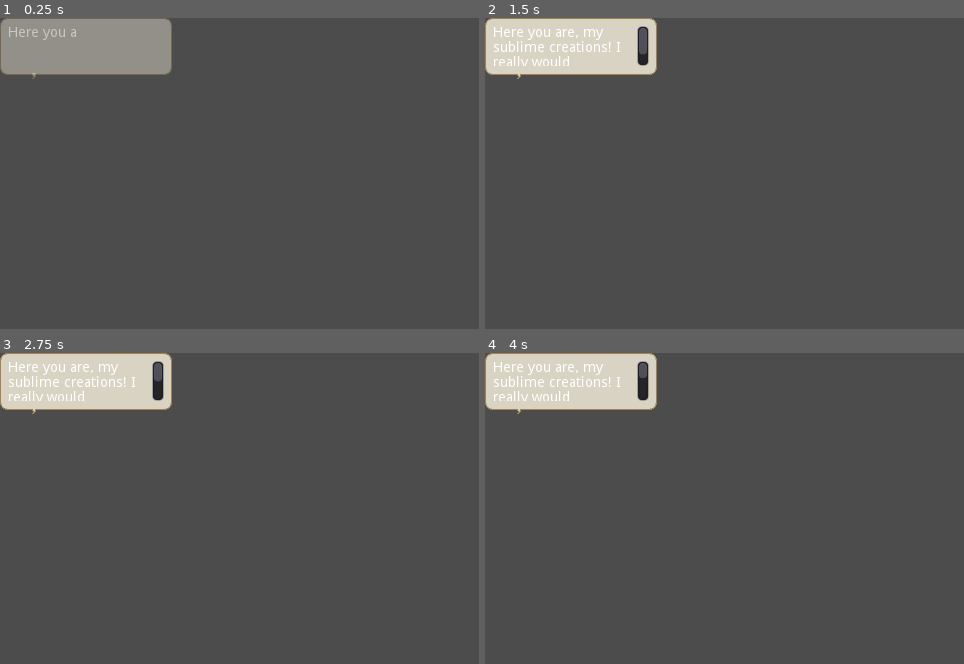
Above: before the commit, frames 1-4 (two rows, left to right).
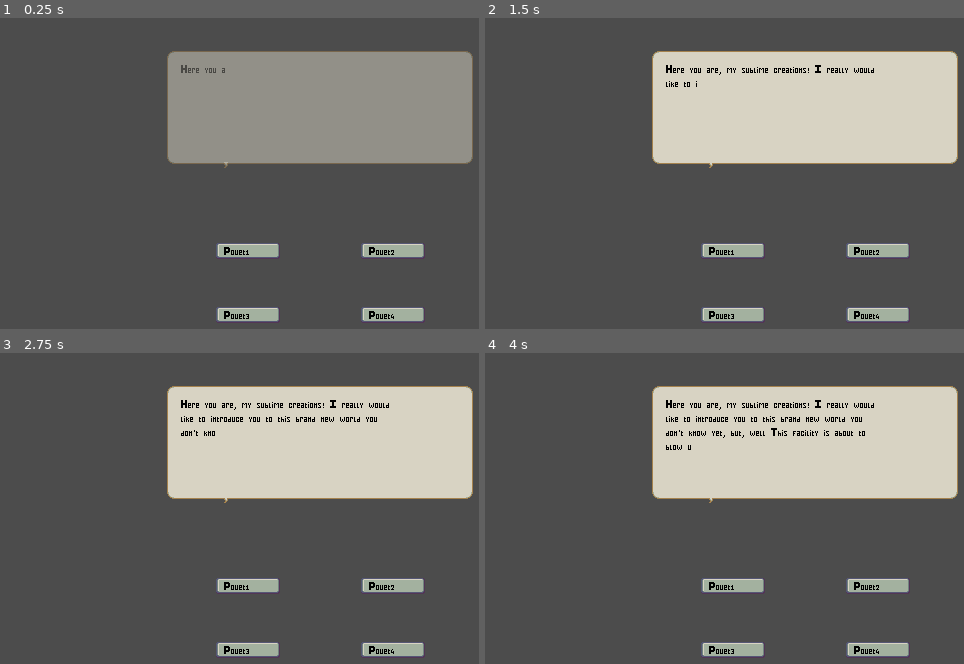
Above: after the commit, the same moments.

Repository: MrBSmith/FakeNews
Game: Godot game, scene res://Scenes/Game.tscn
The game is run twice, just before and just after one commit, with the same random seed, the same clock (stepped at 60 frames per second) and the same inputs.
Inputs (mouse positions are in pixels of both pictures, inside the frame that each line leads up to):
- Up to frame 1 (0.25 s): no input
- Up to frame 2 (1.5 s): tap Enter (ui_accept) at 0.5, 0.77 s; move the mouse to (571, 45) at 0.52 s; hold Up (ui_up) 0.53-1.28 s; move the mouse to (676, 217) at 1.27 s; hold Down (ui_down) from 1.28 s (still down)
- Up to frame 3 (2.75 s): tap Enter (ui_accept) at 1.52, 2 s; move the mouse to (383, 452) at 2.02 s; release Down (ui_down) at 2.03 s; hold Up (ui_up) from 2.03 s (still down)
- Up to frame 4 (4 s): tap Enter (ui_accept) at 2.75, 3.02, 3.5, 3.77 s; move the mouse to (772, 604) at 2.77 s; move the mouse to (outside the picture) at 3.52 s; release Up (ui_up) at 3.53 s; hold Down (ui_down) from 3.53 s (still down)

The runs differ from the first frame. In frame 1, 32% of the frame differs, in the area x 0-99%, y 0-98%; in frame 2, 32%; in frame 3, 32%; in frame 4, 32%.

Commit message:
Gui disposition working

Diff:
--- a/Autoloads/Dialogue/DialogueContainter.gd
+++ b/Autoloads/Dialogue/DialogueContainter.gd
@@ -1,6 +1,5 @@
 extends AutoloadBase
 
-onready var dialogue_box_scene = preload("res://Scenes/Bubble/Bubble.tscn")
 onready var translations_path_array = ProjectSettings.get_setting("locale/translations")
 
 var current_translation : Translation setget set_current_translation, get_current_translation
@@ -25,6 +24,9 @@
 	return key
 
 
+func get_answer_key(dial_index : int, answer_id: int) -> String:
+	return get_dialogue_key(dial_index) + "_" + String(answer_id)
+
 #### BUILT-IN ####
 
 func _ready():
@@ -46,10 +48,3 @@
 		if trans.get_locale() == locale:
 			return trans
 	return null
-
-
-func instanciate_dialogue_box(index : int):
-	var box_node = dialogue_box_scene.instance()
-	box_node.dialogue_key = get_dialogue_key(index)
-	var GUI_node = get_tree().get_current_scene().find_node("GUI")
-	GUI_node.call_deferred("add_child", box_node)
--- a/Autoloads/Dialogue/Text.csv
+++ b/Autoloads/Dialogue/Text.csv
@@ -5,3 +5,9 @@
 DIAL_QUIZZ_4;;Do you see these purple crates? DON'T TOUCH IT! This is where I stock my precious Xion energy.
 DIAL_QUIZZ_5;;You see that blue flame that you've just lit ?! That's how my little time machine works. It can gets you back to the last blue flame you've met. Make sure not to miss the next ones!
 DIAL_QUIZZ_6;;The exit is near! All you need to do is to trigger the buttons and the door will open. But you won't be safer in the next area: continue running fast or the Xion will fry your precious circuits.
+;;
+;;
+DIAL_QUIZZ_1_0;;Pouet1
+DIAL_QUIZZ_1_1;;Pouet2
+DIAL_QUIZZ_1_2;;Pouet3[v]
+DIAL_QUIZZ_1_3;;Pouet4
--- a/Scenes/Bubble/Bubble.tscn
+++ b/Scenes/Bubble/Bubble.tscn
@@ -1,9 +1,10 @@
-[gd_scene load_steps=6 format=2]
+[gd_scene load_steps=7 format=2]
 
 [ext_resource path="res://Scenes/Bubble/Sprites/Bubble.png" type="Texture" id=1]
 [ext_resource path="res://Scenes/Dialogue/DialogueBox.gd" type="Script" id=2]
 [ext_resource path="res://Scenes/Bubble/Sprites/Virgule.png" type="Texture" id=3]
 [ext_resource path="res://Scenes/Bubble/Bubble.gd" type="Script" id=4]
+[ext_resource path="res://Global/Fonts/BoldCapsPixel24.tres" type="DynamicFont" id=5]
 
 [sub_resource type="Animation" id=1]
 resource_name = "Fade"
@@ -22,8 +23,8 @@
 }
 
 [node name="Bubble" type="NinePatchRect"]
-margin_right = 172.0
-margin_bottom = 57.0
+margin_right = 306.0
+margin_bottom = 113.0
 rect_min_size = Vector2( 24, 24 )
 texture = ExtResource( 1 )
 patch_margin_left = 8
@@ -57,10 +58,17 @@
 anims/Fade = SubResource( 1 )
 
 [node name="RichTextLabel" type="RichTextLabel" parent="."]
-margin_left = 8.0
-margin_top = 8.0
-margin_right = 164.0
-margin_bottom = 48.0
+anchor_left = 0.046
+anchor_top = 0.097
+anchor_right = 0.046
+anchor_bottom = 0.097
+margin_left = -0.0760012
+margin_top = 0.0389996
+margin_right = 277.924
+margin_bottom = 90.039
+custom_fonts/mono_font = ExtResource( 5 )
+custom_fonts/normal_font = ExtResource( 5 )
+custom_colors/default_color = Color( 0, 0, 0, 1 )
 script = ExtResource( 2 )
 __meta__ = {
 "_edit_use_anchors_": false
@@ -71,3 +79,4 @@
 
 [node name="ReadingTimer" type="Timer" parent="RichTextLabel"]
 wait_time = 2.0
+one_shot = true
--- /dev/null
+++ b/Scenes/Button/Answer/Answer.gd
@@ -0,0 +1,17 @@
+extends ButtonBase
+
+var key : String = "" setget set_key, get_key
+var is_valid : bool = false
+
+func set_key(value: String):
+	key = value
+	var text = DIALOGUE.get_current_translation().get_message(key)
+	var tag_pos = text.findn("[v]")
+	if tag_pos != -1:
+		is_valid = true
+		text.erase(tag_pos, 3)
+	set_text(text)
+
+
+func get_key() -> String:
+	return key
--- /dev/null
+++ b/Scenes/Button/Answer/Answer.tscn
@@ -0,0 +1,7 @@
+[gd_scene load_steps=3 format=2]
+
+[ext_resource path="res://Scenes/Button/Button.tscn" type="PackedScene" id=1]
+[ext_resource path="res://Scenes/Button/Answer/Answer.gd" type="Script" id=2]
+
+[node name="Answer" instance=ExtResource( 1 )]
+script = ExtResource( 2 )
--- a/Scenes/Button/Button.gd
+++ b/Scenes/Button/Button.gd
@@ -1,4 +1,5 @@
 extends NinePatchRect
+class_name ButtonBase
 
 func set_text(text: String):
 	if text.length() != 1:
--- a/Scenes/Button/Button.tscn
+++ b/Scenes/Button/Button.tscn
@@ -21,8 +21,10 @@
 }
 
 [node name="Button" type="NinePatchRect"]
-margin_right = 16.0
-margin_bottom = 16.0
+margin_left = 16.0
+margin_top = 16.0
+grow_horizontal = 2
+grow_vertical = 2
 rect_min_size = Vector2( 16, 16 )
 texture = ExtResource( 1 )
 patch_margin_left = 5
--- a/Scenes/Dialogue/DialogueBox.gd
+++ b/Scenes/Dialogue/DialogueBox.gd
@@ -15,13 +15,12 @@
 func _ready():
 	var _err = timer_node.connect("timeout", self, "on_timer_timeout")
 	_err = reading_timer_node.connect("timeout", self, "on_reading_timer_timeout")
-
+	load_text()
 
 
 # Starts the progressive typing process
 func start_typing():
 	text = ""
-	load_text()
 	text_head_index = -1
 	paragraph = paragraphs_array.pop_front()
 	timer_node.set_wait_time(0.1 * (1 / text_speed))
--- a/Scenes/Game.tscn
+++ b/Scenes/Game.tscn
@@ -9,3 +9,30 @@
 wait_time = 30.0
 
 [node name="GUI" type="CanvasLayer" parent="."]
+
+[node name="UI" type="Control" parent="GUI"]
+anchor_right = 1.0
+anchor_bottom = 1.0
+__meta__ = {
+"_edit_use_anchors_": false
+}
+
+[node name="Questions" type="Control" parent="GUI/UI"]
+anchor_right = 1.0
+anchor_bottom = 0.5
+margin_bottom = -1.0
+__meta__ = {
+"_edit_use_anchors_": false
+}
+
+[node name="Answers" type="Control" parent="GUI/UI"]
+anchor_left = 0.5
+anchor_top = 1.0
+anchor_right = 0.5
+anchor_bottom = 1.0
+margin_left = -217.5
+margin_top = -190.0
+margin_right = 217.5
+__meta__ = {
+"_edit_use_anchors_": false
+}
--- a/Scenes/Quizz/Quizz.gd
+++ b/Scenes/Quizz/Quizz.gd
@@ -1,13 +1,56 @@
 extends Node2D
 
-var dialogue_index : int = 1
+onready var dialogue_box_scene = preload("res://Scenes/Bubble/Bubble.tscn")
+onready var answer_scene = preload("res://Scenes/Button/Answer/Answer.tscn")
+
+var dialogue_index : int = 0
 
 func _ready():
 	var _err = $Timer.connect("timeout", self, "on_timer_timeout")
-	DIALOGUE.instanciate_dialogue_box(dialogue_index)
+	generate_question()
+
+
+func on_timer_timeout():
+	generate_question()
+
+
+func generate_question():
+	dialogue_index += 1
+	instanciate_dialogue_box(dialogue_index)
+	instanciate_responses(dialogue_index)
 	$Timer.start()
 
 
-func on_timer_timeout():
-	dialogue_index += 1
-	DIALOGUE.instanciate_dialogue_box(dialogue_index)
+func instanciate_dialogue_box(index : int):
+	var box_node = dialogue_box_scene.instance()
+	box_node.dialogue_key = DIALOGUE.get_dialogue_key(index)
+
+	var questions_node = get_tree().get_current_scene().find_node("Questions")
+	var container_size : Vector2 = questions_node.get_size()
+	var box_size : Vector2 = box_node.get_size()
+
+	box_node.set_position(container_size / 2 - box_size / 2)
+
+	questions_node.call_deferred("add_child", box_node)
+
+
+func instanciate_responses(dial_index : int):
+	var answer_container_node = get_tree().get_current_scene().find_node("Answers")
+	var container_size : Vector2 = answer_container_node.get_size()
+
+	var index : int = 0
+
+	for i in range(2):
+		for j in range(2):
+			var answer_button = answer_scene.instance()
+
+			var answer_key = DIALOGUE.get_answer_key(dial_index, index)
+			answer_button.set_key(answer_key)
+
+			var button_size = answer_button.get_size()
+			var button_pos = container_size * (Vector2((j + 1), (i + 1)) / 3) - button_size / 2
+
+			answer_button.set_position(button_pos)
+			answer_container_node.call_deferred("add_child", answer_button)
+
+			index += 1
--- a/project.godot
+++ b/project.godot
@@ -18,6 +18,11 @@
 "class": "BreakableSpriteBase",
 "language": "GDScript",
 "path": "res://AbstractClasses/BreakableSpriteBase.gd"
+}, {
+"base": "NinePatchRect",
+"class": "ButtonBase",
+"language": "GDScript",
+"path": "res://Scenes/Button/Button.gd"
 }, {
 "base": "Resource",
 "class": "ChapterBase",
@@ -77,6 +82,7 @@
 _global_script_class_icons={
 "AutoloadBase": "",
 "BreakableSpriteBase": "",
+"ButtonBase": "",
 "ChapterBase": "",
 "InteractAreaBase": "",
 "MenuBase": "",
@@ -104,6 +110,10 @@
 
 window/size/width=640
 window/size/height=360
+window/size/borderless=true
+window/size/fullscreen=true
+window/stretch/mode="2d"
+window/stretch/aspect="keep_width"
 
 [locale]
 
Binary file changed: Autoloads/Dialogue/Text.en.translation
Binary file changed: Autoloads/Dialogue/Text.fr.translation
